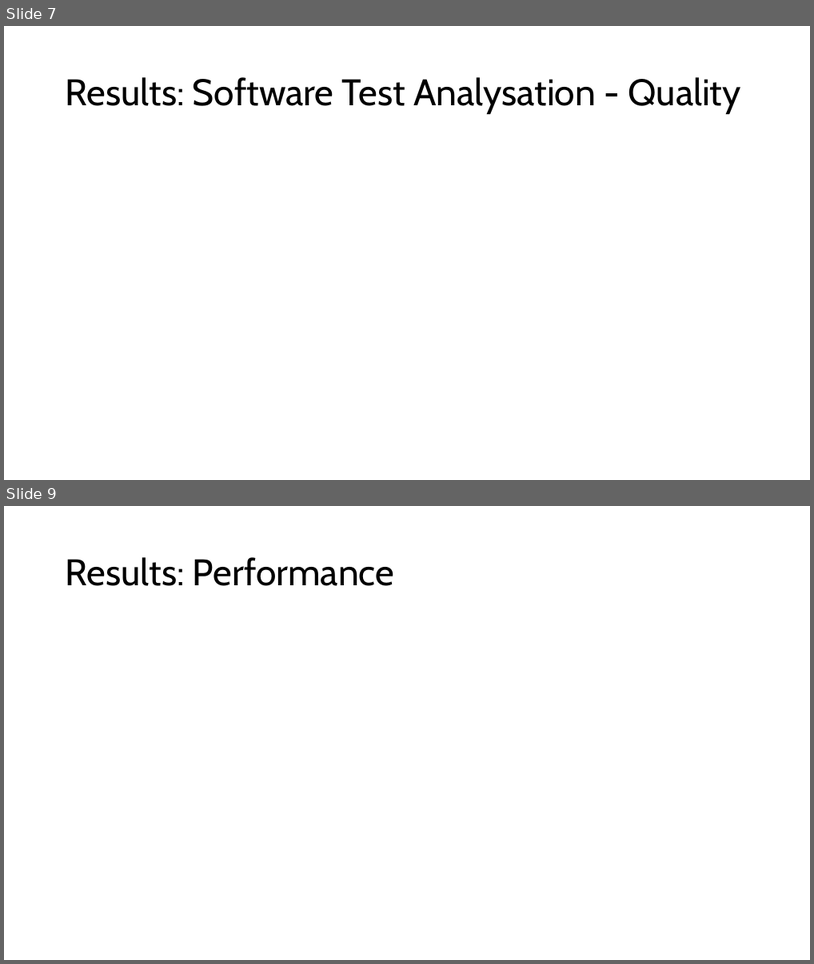
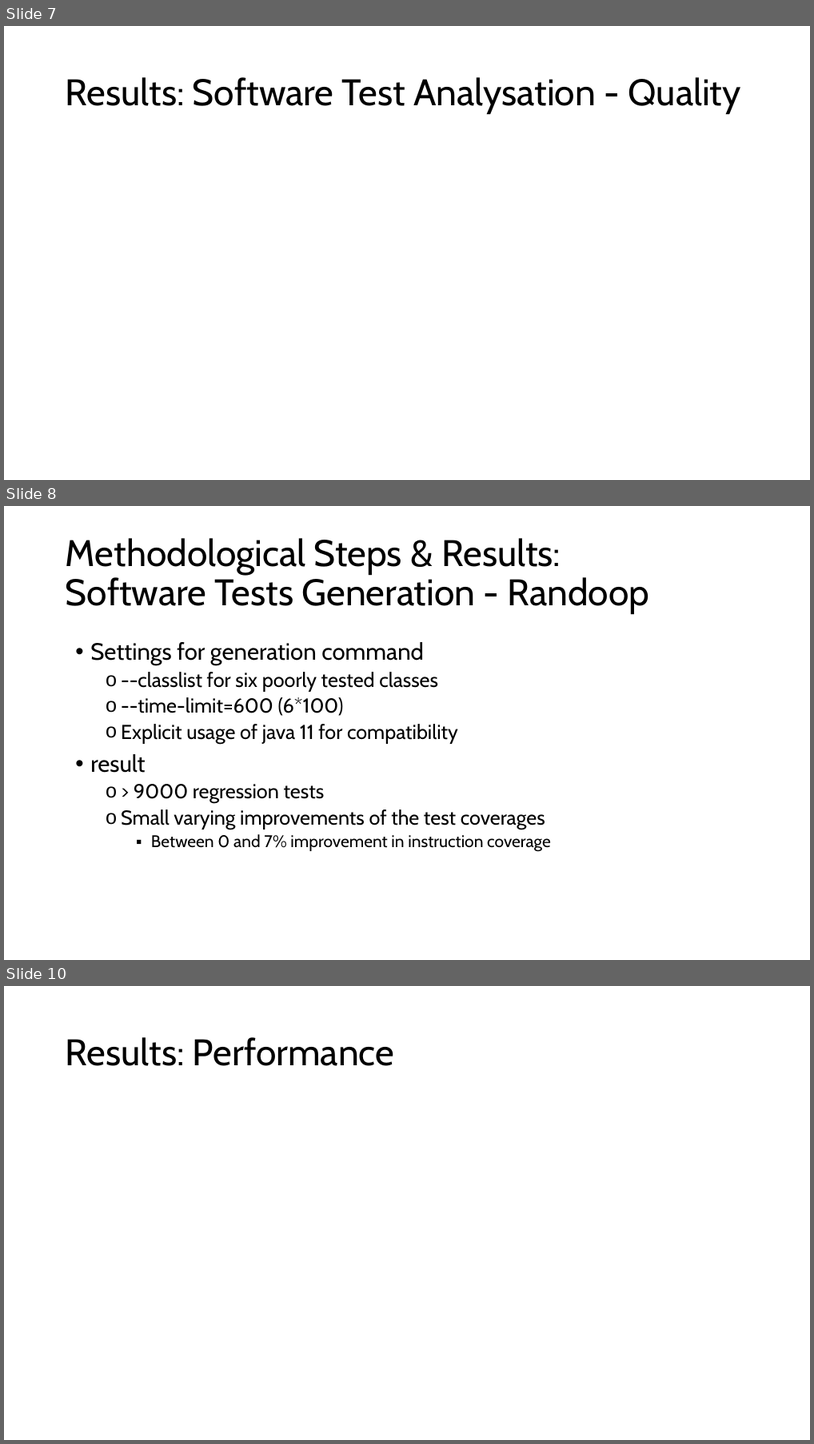
Before and after one commit to Erasmus-In-Salerno/presentation, a slide deck: Presentation_Sof_Dep_Project.pptx. Shown one above the other, each under a label of ours: slides 7 and 9 before the commit, slides 7, 8 and 10 after it; the slides between them are not shown. The pictures are 814x964 and 814x1444 pixels, drawn with LibreOffice and Linux fonts; fonts in the diff are those of the drawing. Boxes give left, top, right and bottom in pixels: in the first picture for what was removed or moved away, otherwise in the second. Text is boxed around its words. In the diff, an @@ line names an element or a change of style, - is before the commit and + after.

```diff
--- a/Presentation_Sof_Dep_Project.pptx
+++ b/Presentation_Sof_Dep_Project.pptx
@@ slide 8 added at (4, 506, 810, 960), background #FFFFFF @@
@@ title added at (66, 538, 650, 614), 44 pt, text #000000 @@
+Methodological Steps & Results:
+Software Tests Generation - Randoop
@@ text added at (90, 642, 551, 852), 24 pt, text #000000 @@
+• Settings for generation command
+  o --classlist for six poorly tested classes
+  o --time-limit=600 (6*100)
+  o Explicit usage of java 11 for compatibility
+• result
+  o > 9000 regression tests
+  o Small varying improvements of the test coverages
+    ▪ Between 0 and 7% improvement in instruction coverage
@@ what was slide 9 is now slide 10 @@
```
Also in this commit, not shown: 2 slides changed.
